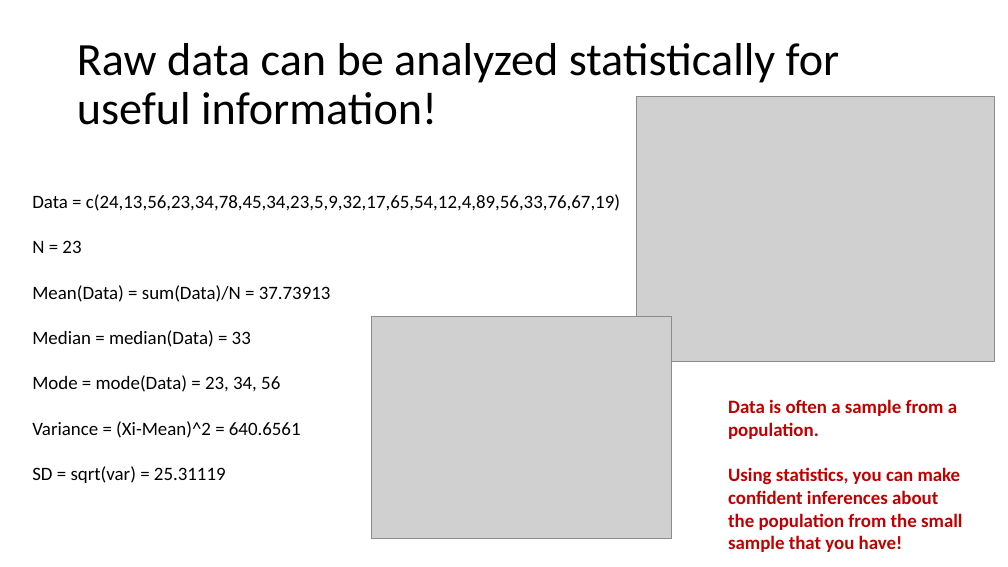
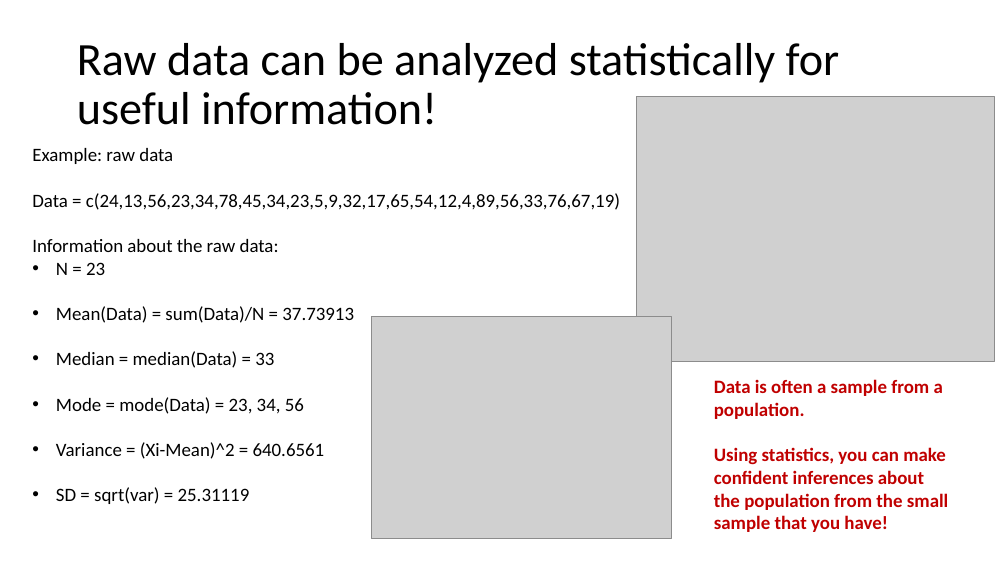
Before and after one commit to paleomammals/biodata_shortcourse, a slide deck: slide 6 of paleomammals_ShortCourse_repaired.pptx (slide 5 before the commit). Drawn at 1008x567 pixels with LibreOffice and Linux fonts; fonts in the diff are those of the drawing; grey boxes stand for pictures. Boxes give left, top, right and bottom in pixels: in the first picture for what was removed or moved away, otherwise in the second. Text is boxed around its words. In the diff, an @@ line names an element or a change of style, - is before the commit and + after.

```diff
--- a/paleomammals_ShortCourse_repaired.pptx
+++ b/paleomammals_ShortCourse_repaired.pptx
@@ text "Example: raw data": place and size @@
-text "Example: raw data" at bbox=[32, 194, 620, 483]
+text "Example: raw data" at bbox=[32, 148, 620, 504]
@@ text at bbox=[32, 148, 173, 164]: paragraph added @@
+Example: raw data
@@ text at bbox=[32, 239, 279, 252]: paragraph added @@
+Information about the raw data:
@@ text at bbox=[56, 262, 354, 504]: bullet none to • @@
@@ text "Data is often a sample ...": place and size @@
-text "Data is often a sample ..." at bbox=[728, 399, 962, 552]
+text "Data is often a sample ..." at bbox=[714, 379, 948, 532]
```
Also in this commit, not shown: 13 other slides changed, 1 slide added, 2 slides removed, 8 other files.
